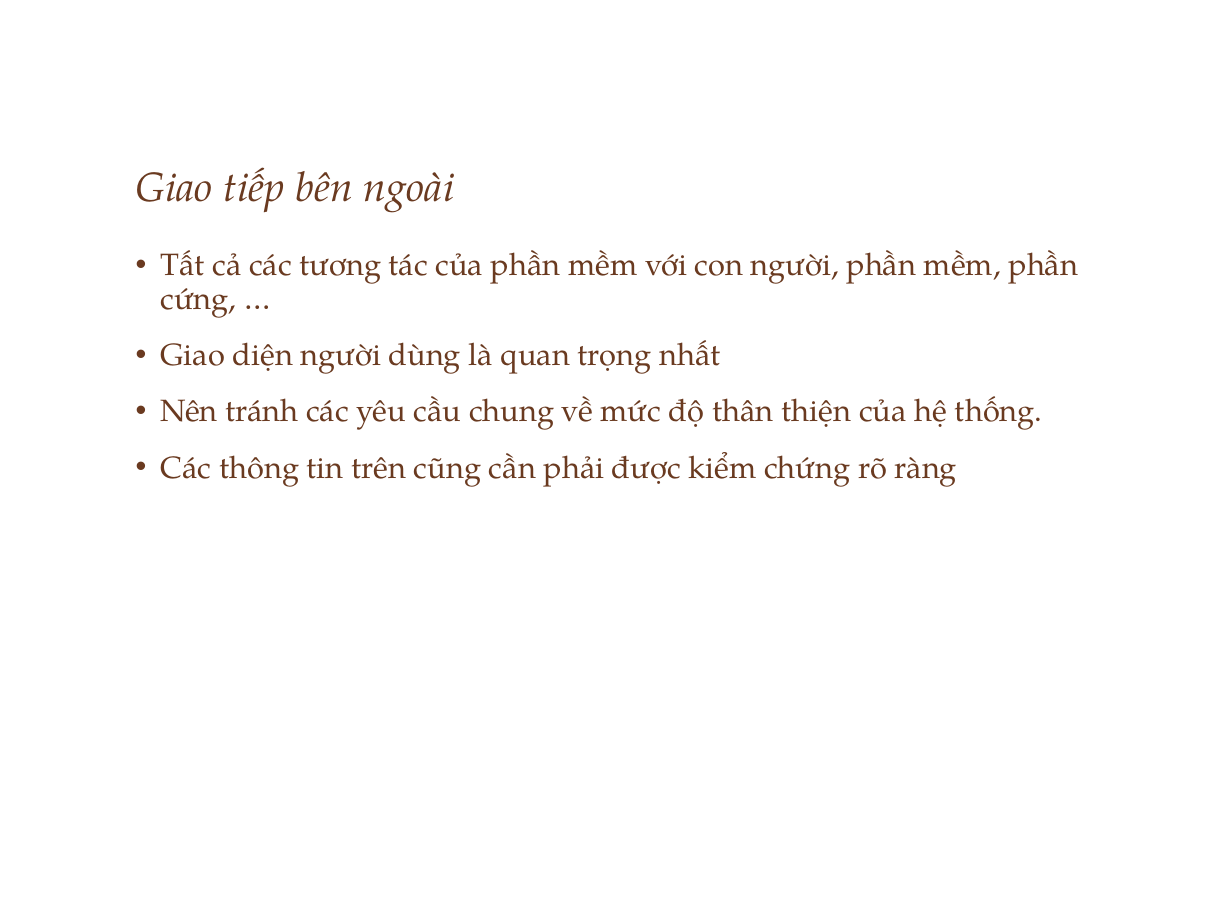
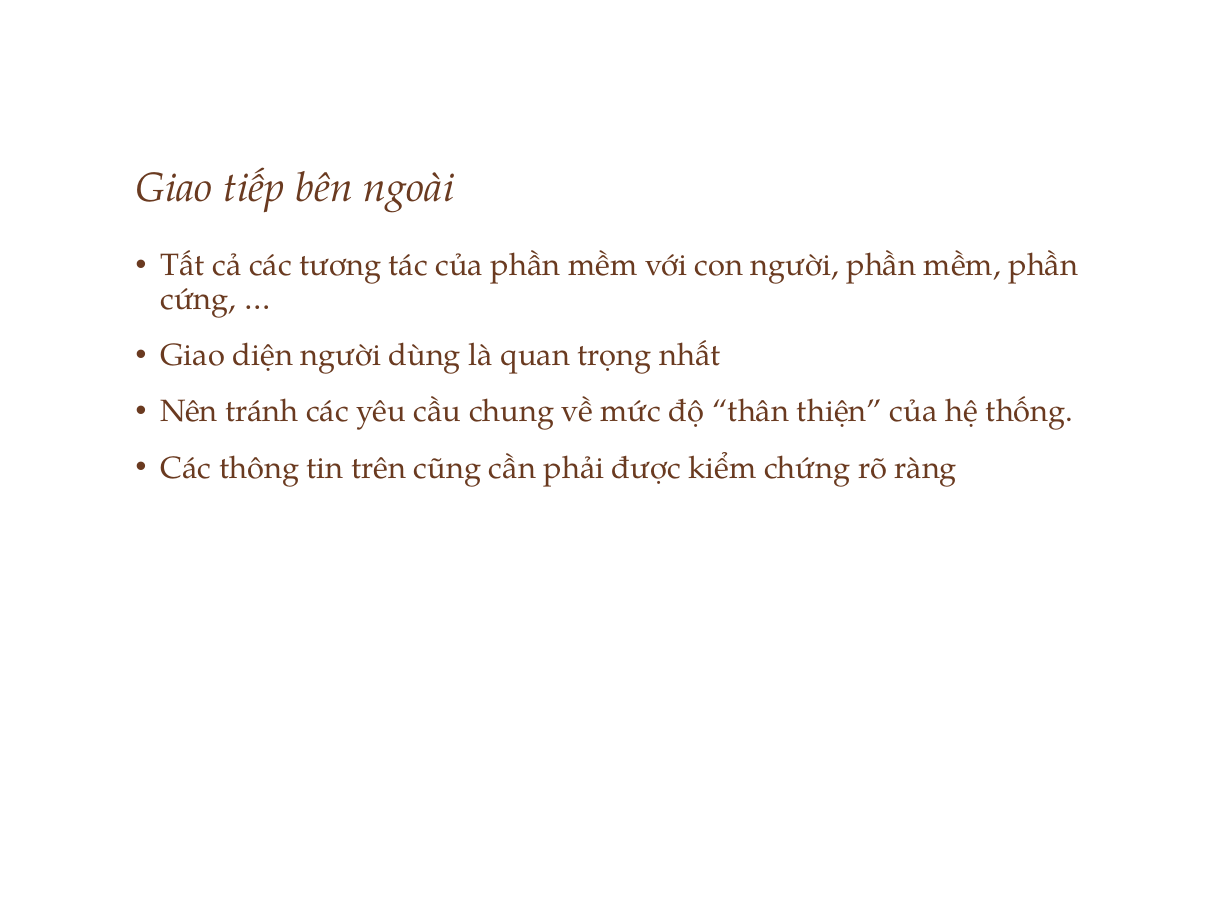
Before and after one commit to ChrisJamison/seminar_cnpm, a slide deck: slide 34 of Seminar/Software Requirement.pptx. Drawn at 1232x924 pixels with LibreOffice and Linux fonts; fonts in the diff are those of the drawing; background and template pictures are left out. Boxes give left, top, right and bottom in pixels: in the first picture for what was removed or moved away, otherwise in the second. Text is boxed around its words. In the diff, an @@ line names an element or a change of style, - is before the commit and + after.

```diff
--- a/Seminar/Software Requirement.pptx
+++ b/Seminar/Software Requirement.pptx
@@ text at [160, 396, 1074, 430]: text changed @@
-• Nên tránh các yêu cầu chung về mức độ thân thiện của hệ thống.
+• Nên tránh các yêu cầu chung về mức độ “thân thiện” của hệ thống.
```
Also in this commit, not shown: 14 other slides changed, 7 slides added, 1 slide removed.
